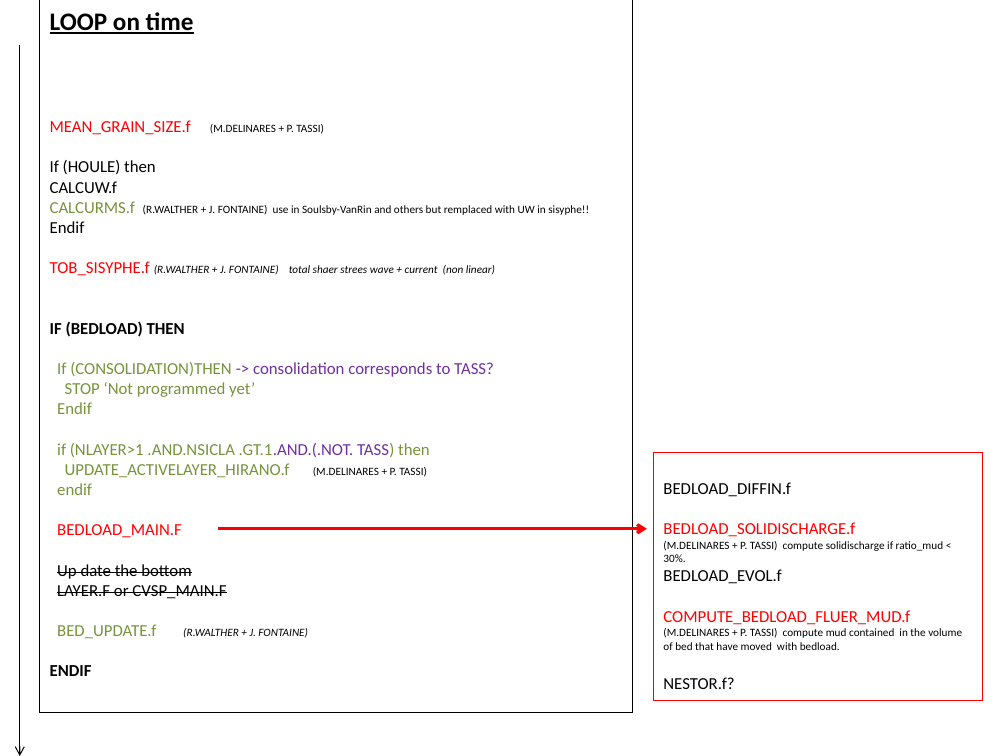
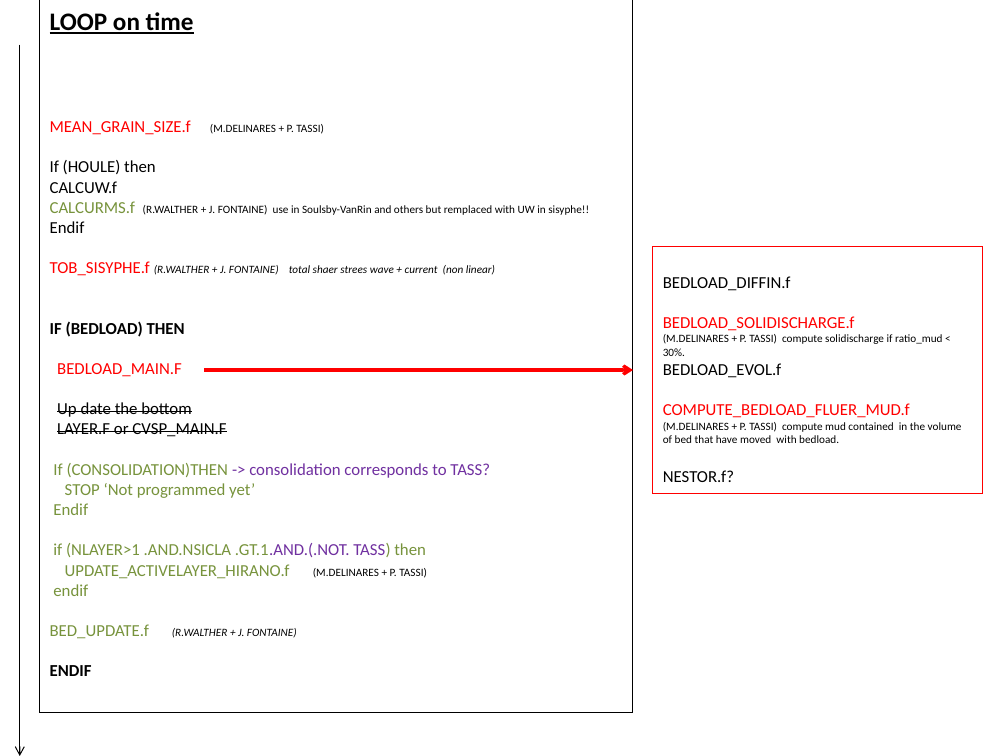
Before and after one commit to telemac-mascaret/telemac-mascaret, a slide deck: slide 11 of documentation/sisyphe/convergence_sed.pptx. Drawn at 1008x756 pixels with LibreOffice and Linux fonts; fonts in the diff are those of the drawing. Boxes give left, top, right and bottom in pixels: in the first picture for what was removed or moved away, otherwise in the second. Text is boxed around its words. In the diff, an @@ line names an element or a change of style, - is before the commit and + after.

Commit message:
[src] bedload is now done with mass variables
- still to do: boundary conditions
- a lot of change in sisyphe.F: the most is indentation
- variable AVA for graphic printout is now RATIO
- missing: management of vertical layers with Hirano model
- to complete: mass balance when in/out BC

```diff
--- a/documentation/sisyphe/convergence_sed.pptx
+++ b/documentation/sisyphe/convergence_sed.pptx
@@ rectangle "BEDLOAD_DIFFIN.f" moved from (x1=653, y1=453, x2=983, y2=701) to (x1=653, y1=246, x2=983, y2=494) @@
@@ text in rectangle at (x1=57, y1=363, x2=226, y2=437): paragraphs added @@
+BEDLOAD_MAIN.F
+Up date the bottom
+LAYER.F or CVSP_MAIN.F
@@ arrow moved from (219, 529) - (647, 529) to (205, 370) - (633, 370) @@
@@ text in rectangle at (x1=57, y1=524, x2=226, y2=599): paragraphs removed @@
-BEDLOAD_MAIN.F
-Up date the bottom
-LAYER.F or CVSP_MAIN.F
```
Also in this commit, not shown: 3 other slides changed, 3 slides added, 25 other files.
